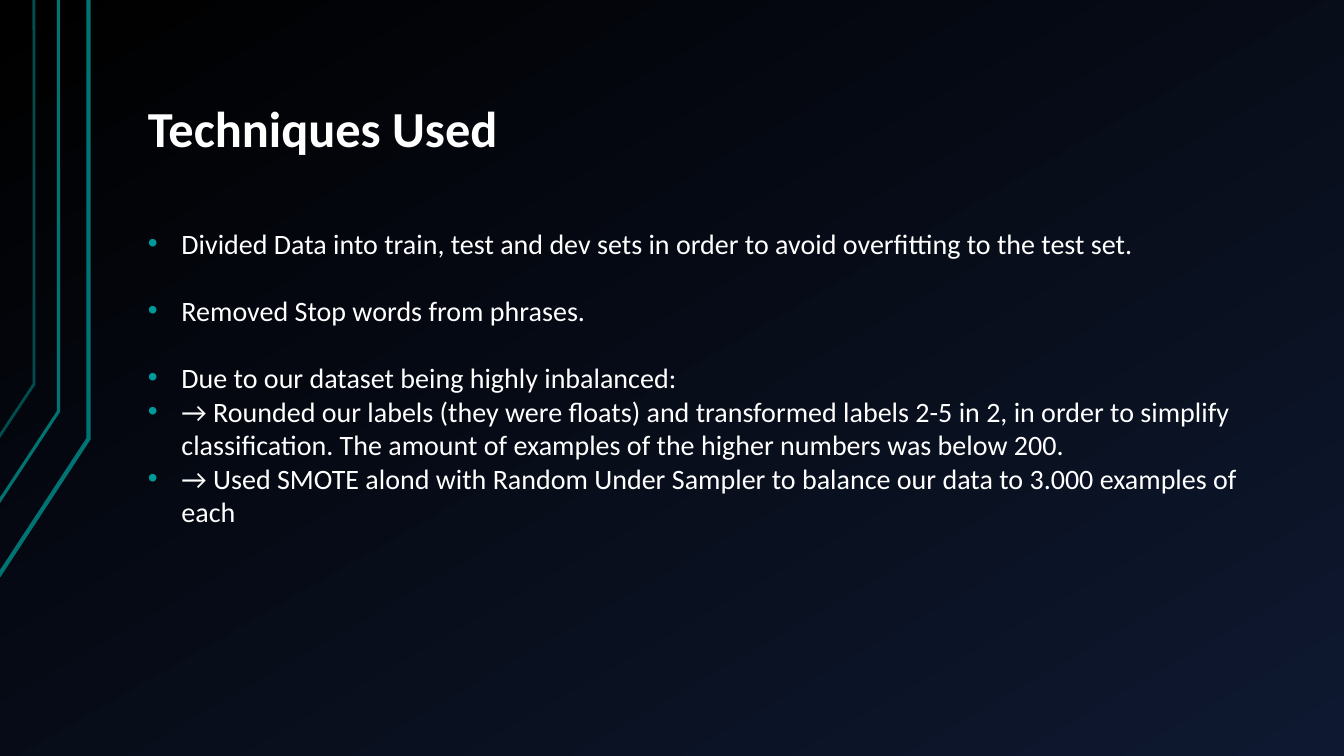
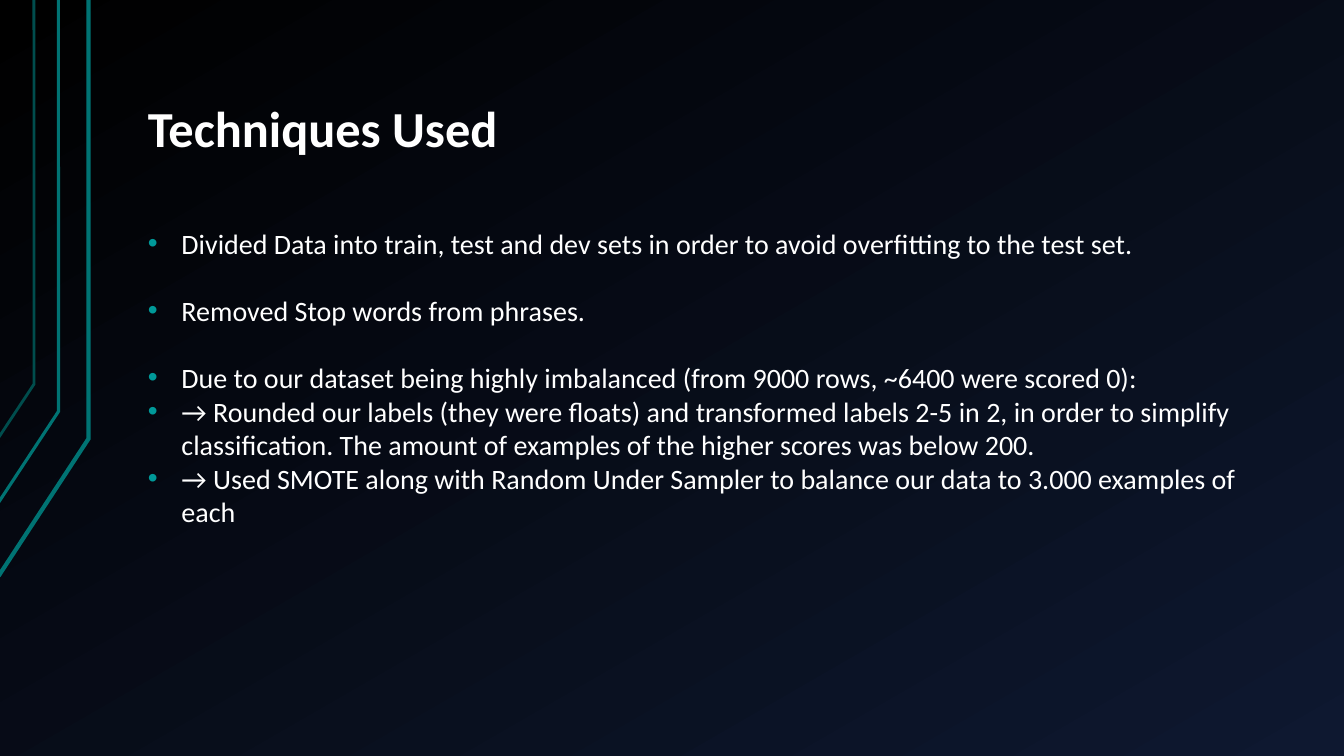
Before and after one commit to Zeze35H/IART, a slide deck: slide 6 of P2/Final_Delivery.pptx. Drawn at 1344x756 pixels with LibreOffice and Linux fonts; fonts in the diff are those of the drawing. Boxes give left, top, right and bottom in pixels: in the first picture for what was removed or moved away, otherwise in the second. Text is boxed around its words. In the diff, an @@ line names an element or a change of style, - is before the commit and + after.

```diff
--- a/P2/Final_Delivery.pptx
+++ b/P2/Final_Delivery.pptx
@@ text at <box>181,367,1235,523</box>: text changed @@
-• Due to our dataset being highly inbalanced:
-• → Rounded our labels (they were floats) and transformed labels 2-5 in 2, in order to simplify classification. The amount of examples of the higher numbers was below 200.
-• → Used SMOTE alond with Random Under Sampler to balance our data to 3.000 examples of each
+• Due to our dataset being highly imbalanced (from 9000 rows, ~6400 were scored 0):
+• → Rounded our labels (they were floats) and transformed labels 2-5 in 2, in order to simplify classification. The amount of examples of the higher scores was below 200.
+• → Used SMOTE along with Random Under Sampler to balance our data to 3.000 examples of each
```
Also in this commit, not shown: 3 other slides changed, 2 slides added, 7 other files.
